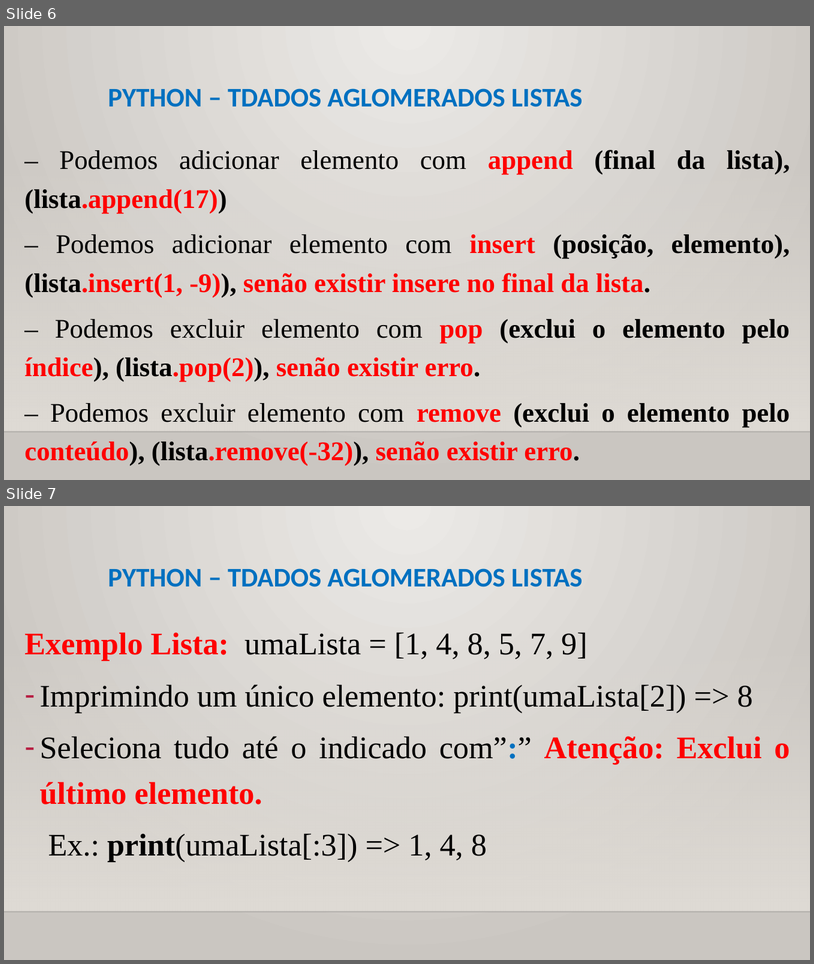
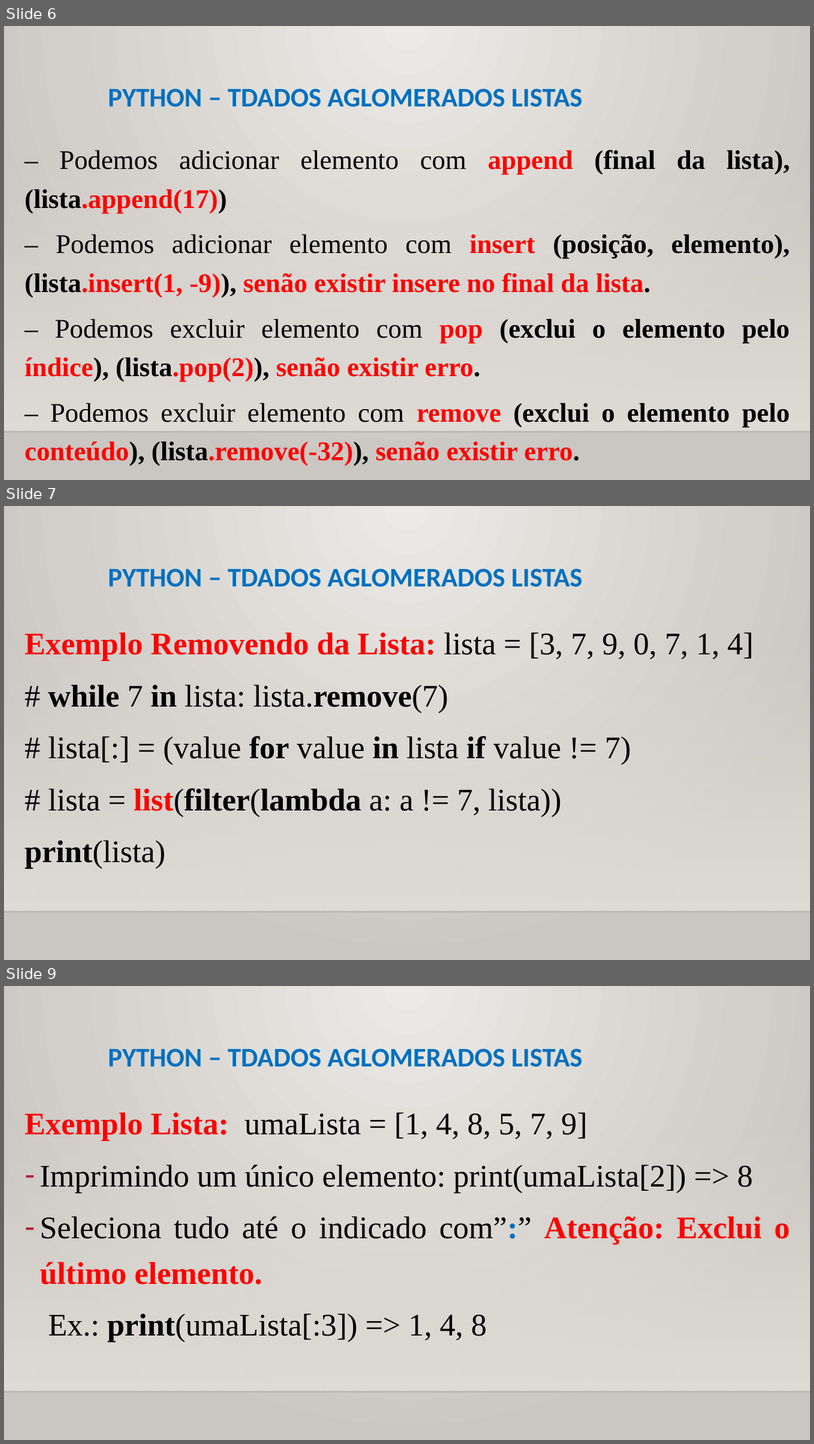
Before and after one commit to CloudEducationBrazil/WydenUniRuyPythonRAD, a slide deck: 01 Classes/Aula 07 RAD Python - Tipos de Dados Aglomerados.pptx. Shown one above the other, each under a label of ours: slides 6 and 7 before the commit, slides 6, 7 and 9 after it; the slides between them are not shown. The pictures are 814x964 and 814x1444 pixels, drawn with LibreOffice and Linux fonts; fonts in the diff are those of the drawing; background and template pictures are left out. Boxes give left, top, right and bottom in pixels: in the first picture for what was removed or moved away, otherwise in the second. Text is boxed around its words. In the diff, an @@ line names an element or a change of style, - is before the commit and + after.

Commit message:
Aula 7 Python 20092022

```diff
--- a/01 Classes/Aula 07 RAD Python - Tipos de Dados Aglomerados.pptx
+++ b/01 Classes/Aula 07 RAD Python - Tipos de Dados Aglomerados.pptx
@@ slide 7 added at <box>4,506,810,960</box>, background picture (left out); not listed: 2 template elements that a slide beside it also shows @@
@@ title added at <box>108,568,583,587</box>, 24 pt, text #0070C0, bold @@
+PYTHON – TDADOS AGLOMERADOS LISTAS
@@ text added at <box>24,632,754,868</box>, 28 pt, text #000000 @@
+Exemplo Removendo da Lista: lista = [3, 7, 9, 0, 7, 1, 4]
+# while 7 in lista: lista.remove(7)
+# lista[:] = (value for value in lista if value != 7)
+# lista = list(filter(lambda a: a != 7, lista))
+print(lista)
@@ what was slide 7 is now slide 9 @@
```
Also in this commit, not shown: 1 other slide added.
